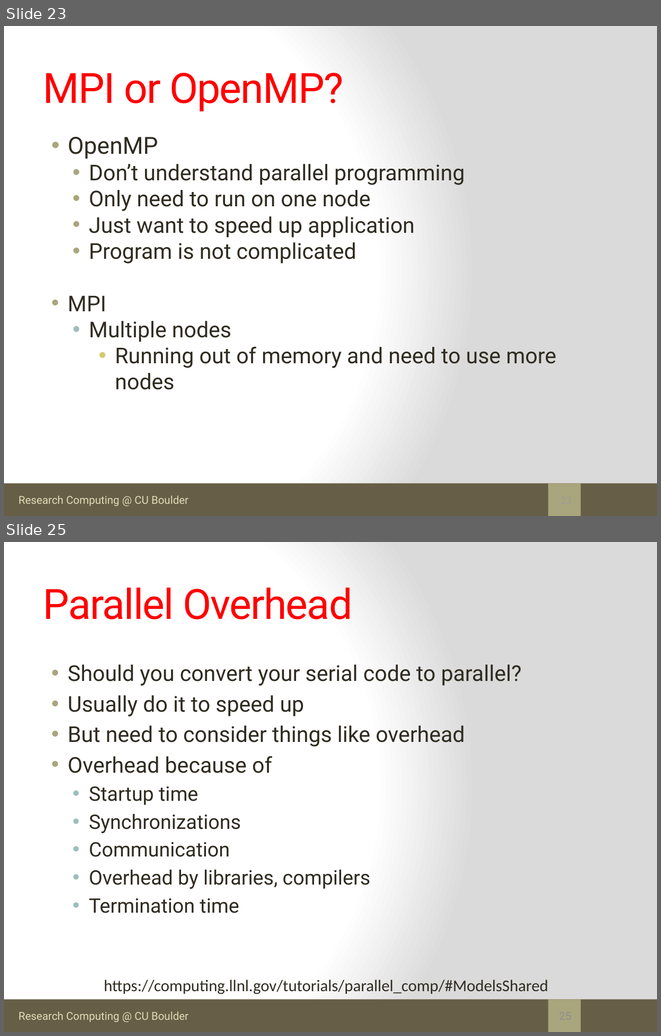
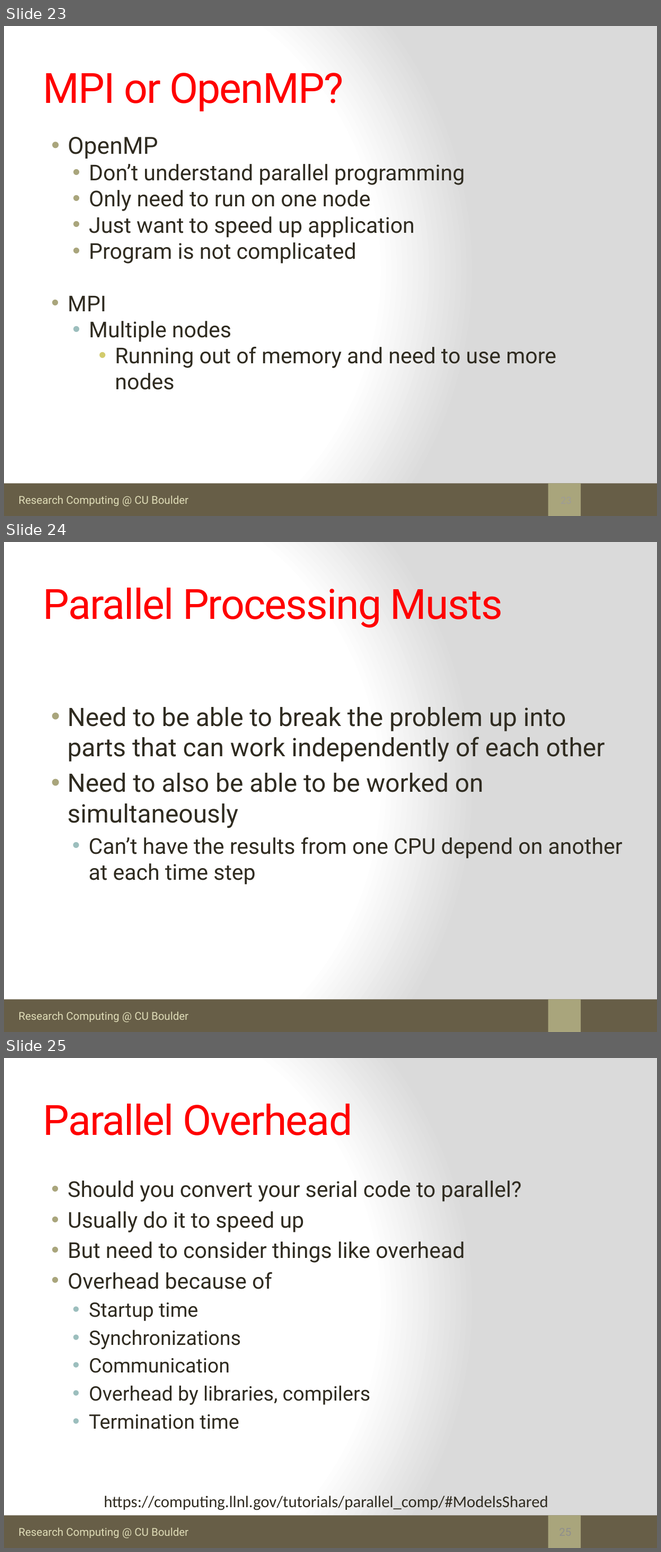
Before and after one commit to kkwinner/Final_Tutorials, a slide deck: Basics_Supercomputing/beginner_parallel_computing.pptx. Shown one above the other, each under a label of ours: slides 23 and 25 before the commit, slides 23, 24 and 25 after it; the slides between them are not shown. The pictures are 661x1036 and 661x1552 pixels, drawn with LibreOffice and Linux fonts; fonts in the diff are those of the drawing. Boxes give left, top, right and bottom in pixels: in the first picture for what was removed or moved away, otherwise in the second. Text is boxed around its words. In the diff, an @@ line names an element or a change of style, - is before the commit and + after.

```diff
--- a/Basics_Supercomputing/beginner_parallel_computing.pptx
+++ b/Basics_Supercomputing/beginner_parallel_computing.pptx
@@ slide 24 added at (4,542,657,1032), background gradient #FFFFFF to #DADADA; not listed: 3 template elements that a slide beside it also shows @@
@@ title added at (43,588,503,628), 46 pt, text #FF0000 @@
+Parallel Processing Musts
@@ text added at (68,707,623,884), 28 pt, text #2F2B20 @@
+• Need to be able to break the problem up into parts that can work independently of each other
+• Need to also be able to be worked on simultaneously
+  • Can’t have the results from one CPU depend on another at each time step
```
Also in this commit, not shown: 3 slides changed, 1 slide removed, 18 other files.
